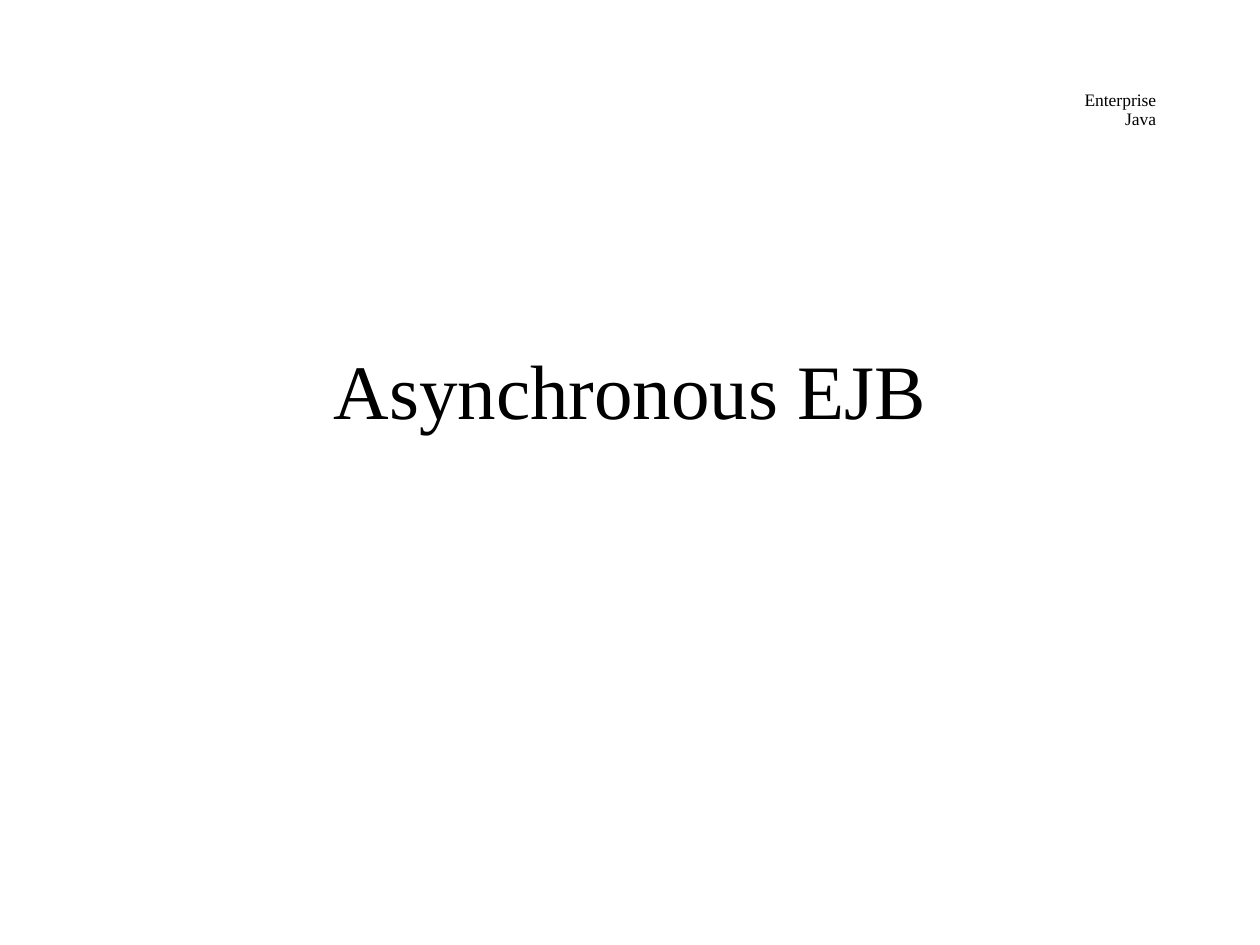
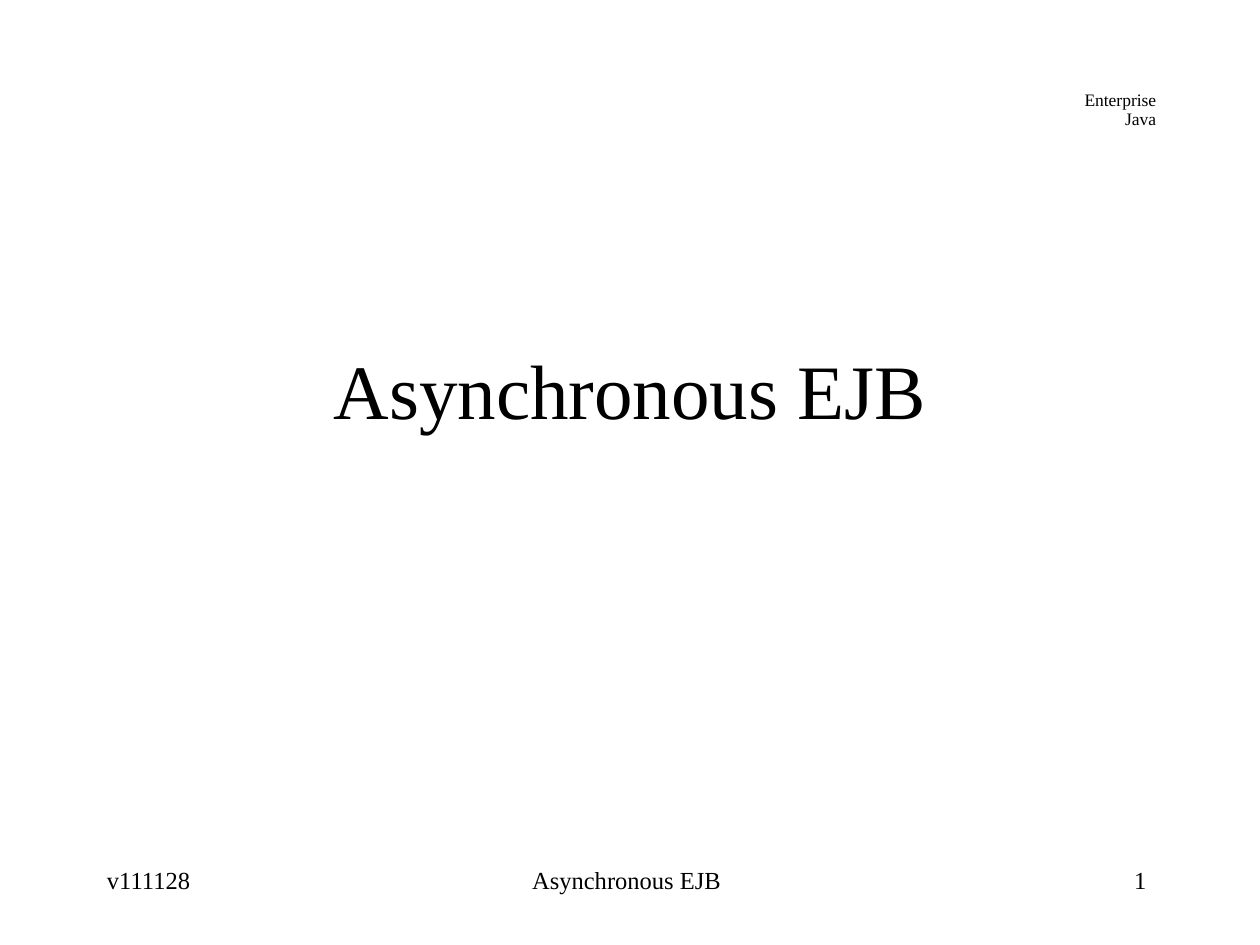
Before and after one commit to jcstaff/ejava-javaee, a slide deck: slide 1 of asyncEJB/src/site/resources/lectures/asyncEJB.ppt. Drawn at 1260x945 pixels with LibreOffice and Linux fonts; fonts in the diff are those of the drawing. Boxes give left, top, right and bottom in pixels: in the first picture for what was removed or moved away, otherwise in the second. Text is boxed around its words. In the diff, an @@ line names an element or a change of style, - is before the commit and + after.

```diff
--- a/asyncEJB/src/site/resources/lectures/asyncEJB.ppt
+++ b/asyncEJB/src/site/resources/lectures/asyncEJB.ppt
@@ text added at box(107, 872, 190, 890), 14 pt, text #000000 @@
+v111128
@@ text added at box(532, 872, 721, 895), 14 pt, text #000000 @@
+Asynchronous EJB
@@ page number added at box(1134, 873, 1146, 889), 14 pt, text #000000 @@
+1
```
Also in this commit, not shown: 23 other slides changed.
